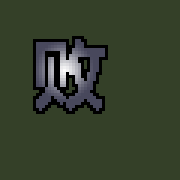
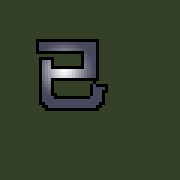
Revision of a layered 180 × 180 image; what changed, layer by layer:
hid "图层 11" over [33, 36, 108, 114]
added layer "图层 12" above "已" over [36, 39, 108, 111]
